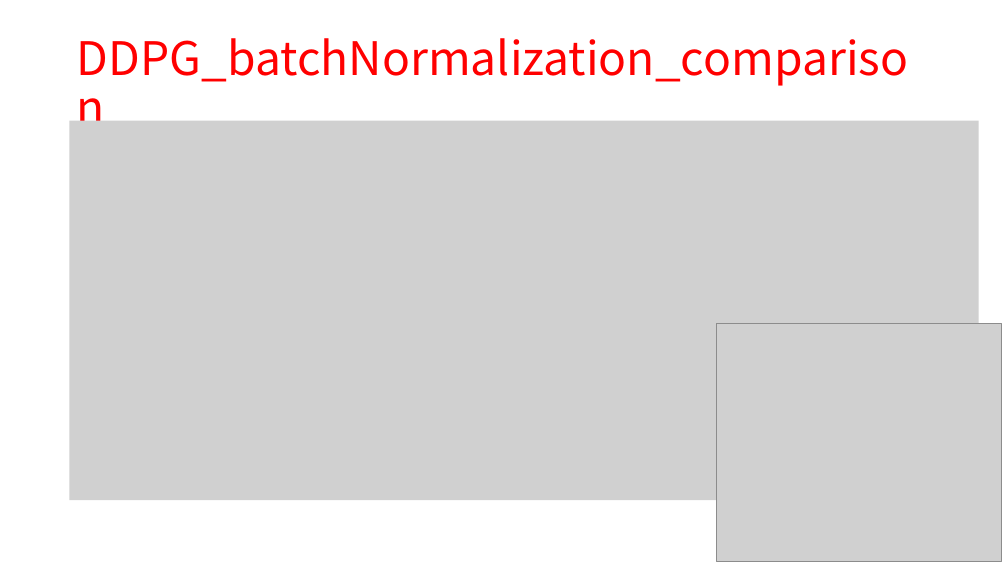
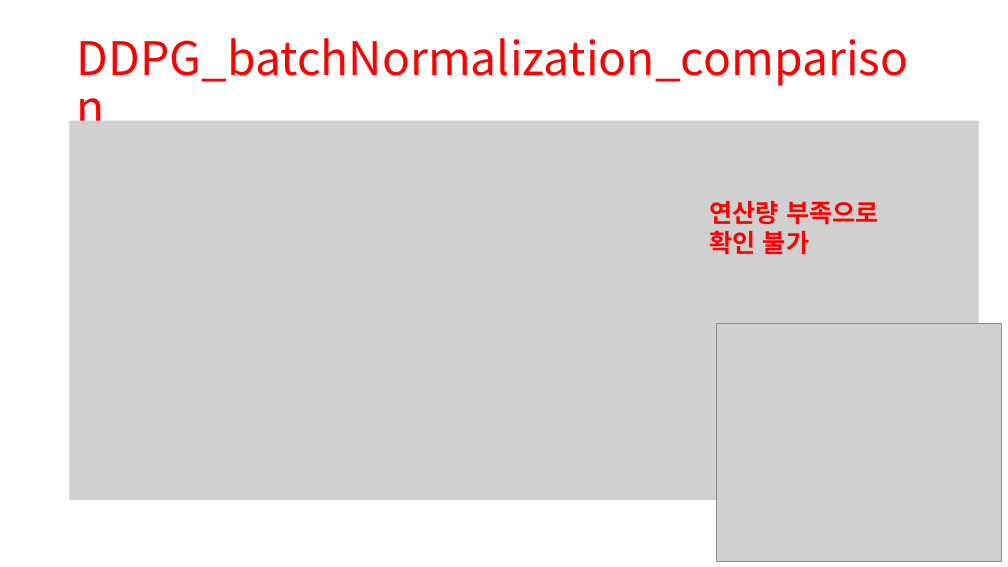
Before and after one commit to zidane89/experiment, a slide deck: slide 11 of 실험정리.pptx. Drawn at 1008x567 pixels with LibreOffice and Linux fonts; fonts in the diff are those of the drawing; grey boxes stand for pictures. Boxes give left, top, right and bottom in pixels: in the first picture for what was removed or moved away, otherwise in the second. Text is boxed around its words. In the diff, an @@ line names an element or a change of style, - is before the commit and + after.

```diff
--- a/실험정리.pptx
+++ b/실험정리.pptx
@@ text added at (x1=710, y1=201, x2=879, y2=255), 24 pt, text #FF0000, bold @@
+연산량 부족으로
+확인 불가
```
Also in this commit, not shown: 10 slides added, 1 slide removed.
